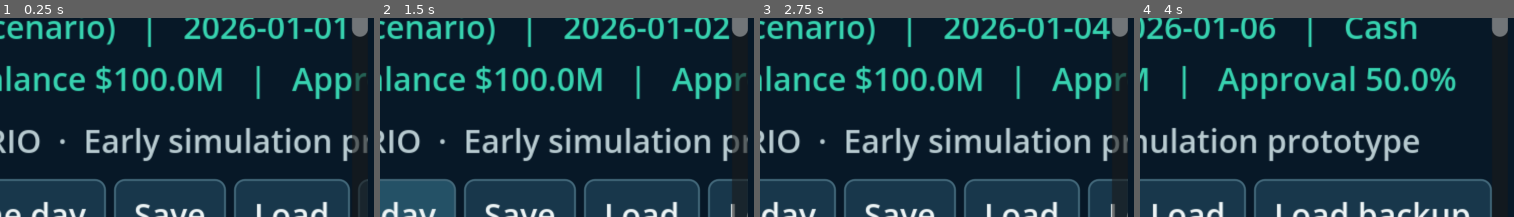
Above: before the commit, frames 1-4 (left to right).
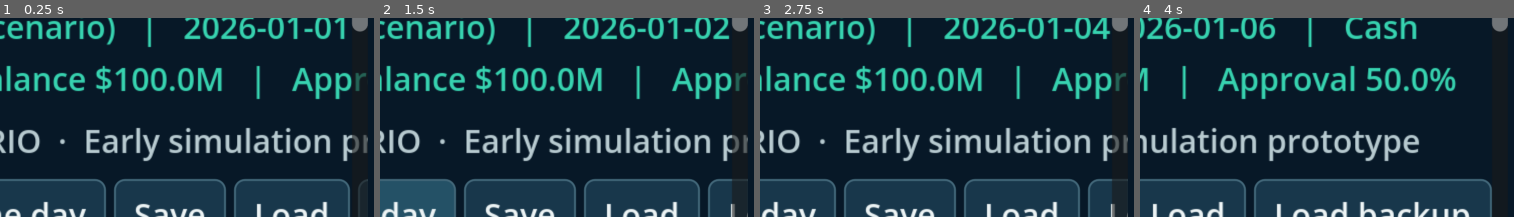
Above: after the commit, the same moments.

Repository: bhavishyadash/the-global-mandate
Game: Godot game, scene res://main.tscn
Same seed, same stepped clock (60 frames per second), same inputs: the game is played once before the commit and once after it.
Inputs:
- Up to frame 1 (0.25 s): no input
- Up to frame 2 (1.5 s): click "Resume" at 0.5 s; click "Advance one day" at 1.25 s
- Up to frame 3 (2.75 s): click "Review restore shared world" at 2 s
- Up to frame 4 (4 s): click "Review shared backup" at 2.75 s; click "Advance one day" at 3.5 s
The pictures show only the part of the screen within x 50-100%, y 25-75%; the shares and areas given below are measured in that part.

The runs differ from the first frame. In frame 1, 0.1% of the frame differs, in the area x 94-99%, y 4-10%; in frame 2, 0.1%; in frame 3, 0.1%; in frame 4, 0.1%.

Commit message:
Add saved small window UI size preference

Diff:
--- a/tests/ui_test.gd
+++ b/tests/ui_test.gd
@@ -11,6 +11,23 @@
 	assert(main_script._canvas_size_for_window(Vector2i(2940, 1700)) == Vector2i(1152, 648))
 	assert(main_script._canvas_size_for_window(Vector2i(1152, 720)) == Vector2i(576, 360))
 	assert(main_script._canvas_size_for_window(Vector2i(0, 0)) == Vector2i(1152, 648))
+	assert(main_script._canvas_size_for_window(Vector2i(1200, 600), 1.5) == Vector2i(800, 400))
+	assert(main_script._canvas_size_for_window(Vector2i(1200, 600), 2.5) == Vector2i(480, 240))
+	var settings_path := "res://tests/ui_preferences_test.cfg"
+	assert(not FileAccess.file_exists(settings_path))
+	assert(main_script._read_ui_size(settings_path) == 1)
+	assert(main_script._write_ui_size(settings_path, 2).is_empty())
+	assert(main_script._read_ui_size(settings_path) == 2)
+	assert(not main_script._write_ui_size(settings_path, 7).is_empty())
+	assert(main_script._read_ui_size(settings_path) == 2)
+	DirAccess.remove_absolute(ProjectSettings.globalize_path(settings_path))
+	var malformed := FileAccess.open(settings_path, FileAccess.WRITE)
+	malformed.store_string("[display]\nsmall_window_size=99\n")
+	malformed.close()
+	assert(main_script._read_ui_size(settings_path) == 1)
+	assert(main_script._write_ui_size(settings_path, 0).is_empty())
+	assert(main_script._read_ui_size(settings_path) == 0)
+	DirAccess.remove_absolute(ProjectSettings.globalize_path(settings_path))
 	var screen = load("res://main.tscn").instantiate()
 	root.add_child(screen)
 	screen.set_process(false)
--- a/ui/main.gd
+++ b/ui/main.gd
@@ -18,6 +18,10 @@
 const DEFAULT_SIMULATION_BUDGET_USEC := 8000
 const BASE_CANVAS_SIZE := Vector2i(1152, 648)
 const MIN_CANVAS_SCALE := 2.0
+const UI_SCALES := [1.5, 2.0, 2.5]
+const UI_PREFERENCES_PATH := "user://ui_preferences.cfg"
+var ui_size_index := 1
+var ui_size_picker: OptionButton
 var world = World.new()
 var running := false
 var elapsed := 0.0
@@ -131,17 +135,42 @@
 var review_snapshot := ""
 const SAVE_PATH := "user://prototype_save.json"
 
-static func _canvas_size_for_window(pixels: Vector2i) -> Vector2i:
+static func _canvas_size_for_window(pixels: Vector2i, minimum_scale: float = MIN_CANVAS_SCALE) -> Vector2i:
 	if pixels.x <= 0 or pixels.y <= 0:
 		return BASE_CANVAS_SIZE
-	return Vector2i(mini(BASE_CANVAS_SIZE.x, maxi(1, floori(pixels.x / MIN_CANVAS_SCALE))), mini(BASE_CANVAS_SIZE.y, maxi(1, floori(pixels.y / MIN_CANVAS_SCALE))))
+	var safe_scale := clampf(minimum_scale, UI_SCALES[0], UI_SCALES[2])
+	return Vector2i(mini(BASE_CANVAS_SIZE.x, maxi(1, floori(pixels.x / safe_scale))), mini(BASE_CANVAS_SIZE.y, maxi(1, floori(pixels.y / safe_scale))))
+
+static func _read_ui_size(path: String) -> int:
+	var settings := ConfigFile.new()
+	if settings.load(path) != OK:
+		return 1
+	var value: Variant = settings.get_value("display", "small_window_size", 1)
+	return value if value is int and value >= 0 and value < UI_SCALES.size() else 1
+
+static func _write_ui_size(path: String, index: int) -> String:
+	if index < 0 or index >= UI_SCALES.size():
+		return "Invalid UI size."
+	var settings := ConfigFile.new()
+	if FileAccess.file_exists(path) and settings.load(path) != OK:
+		return "Could not read existing UI preferences; the file was not overwritten."
+	settings.set_value("display", "small_window_size", index)
+	return "" if settings.save(path) == OK else "Could not save UI preferences."
+
+func _set_ui_size(index: int) -> void:
+	if index < 0 or index >= UI_SCALES.size():
+		return
+	ui_size_index = index
+	_update_canvas_size()
+	var error := _write_ui_size(UI_PREFERENCES_PATH, index)
+	status.text = "Small-window UI size saved." if error.is_empty() else error + " Size changed for this run."
 
 func _update_canvas_size() -> void:
 	var window := get_window()
 	var pixels := window.size
 	if pixels.x <= 0 or pixels.y <= 0:
 		return
-	window.content_scale_size = _canvas_size_for_window(pixels)
+	window.content_scale_size = _canvas_size_for_window(pixels, UI_SCALES[ui_size_index])
 	_update_map_layout.call_deferred()
 
 func _update_map_layout() -> void:
@@ -149,6 +178,7 @@
 		map_layout.vertical = get_viewport_rect().size.x < 800.0
 
 func _ready() -> void:
+	ui_size_index = _read_ui_size(UI_PREFERENCES_PATH)
 	get_window().size_changed.connect(_update_canvas_size)
 	_update_canvas_size()
 	theme = GovernmentTheme.create()
@@ -224,7 +254,7 @@
 	main_backup_button.text = "Load backup"
 	main_backup_button.pressed.connect(_load_backup)
 	controls.add_child(main_backup_button)
-	var restore_controls := HBoxContainer.new()
+	var restore_controls := HFlowContainer.new()
 	layout.add_child(restore_controls)
 	var shared_restore := Button.new()
 	shared_restore.text = "Review restore shared world"
@@ -234,6 +264,16 @@
 	shared_backup_restore.text = "Review shared backup"
 	shared_backup_restore.pressed.connect(func(): _request_shared_restore(world_lab.LAB_SAVE + ".bak"))
 	restore_controls.add_child(shared_backup_restore)
+	var ui_size_label := Label.new()
+	ui_size_label.text = "Small-window UI:"
+	restore_controls.add_child(ui_size_label)
+	ui_size_picker = OptionButton.new()
+	for size_name in ["Compact", "Standard", "Large"]:
+		ui_size_picker.add_item(size_name)
+	ui_size_picker.select(ui_size_index)
+	ui_size_picker.tooltip_text = "Changes the minimum interface size in smaller windows; larger windows retain the usual layout."
+	ui_size_picker.item_selected.connect(_set_ui_size)
+	restore_controls.add_child(ui_size_picker)
 	var income_controls := HBoxContainer.new()
 	layout.add_child(income_controls)
 	for node in [tax_label, tax, apply]:
Not shown, changed: docs/GAME_DEVELOPMENT_REPORT.md
Not shown, changed: docs/SESSION_98.md
